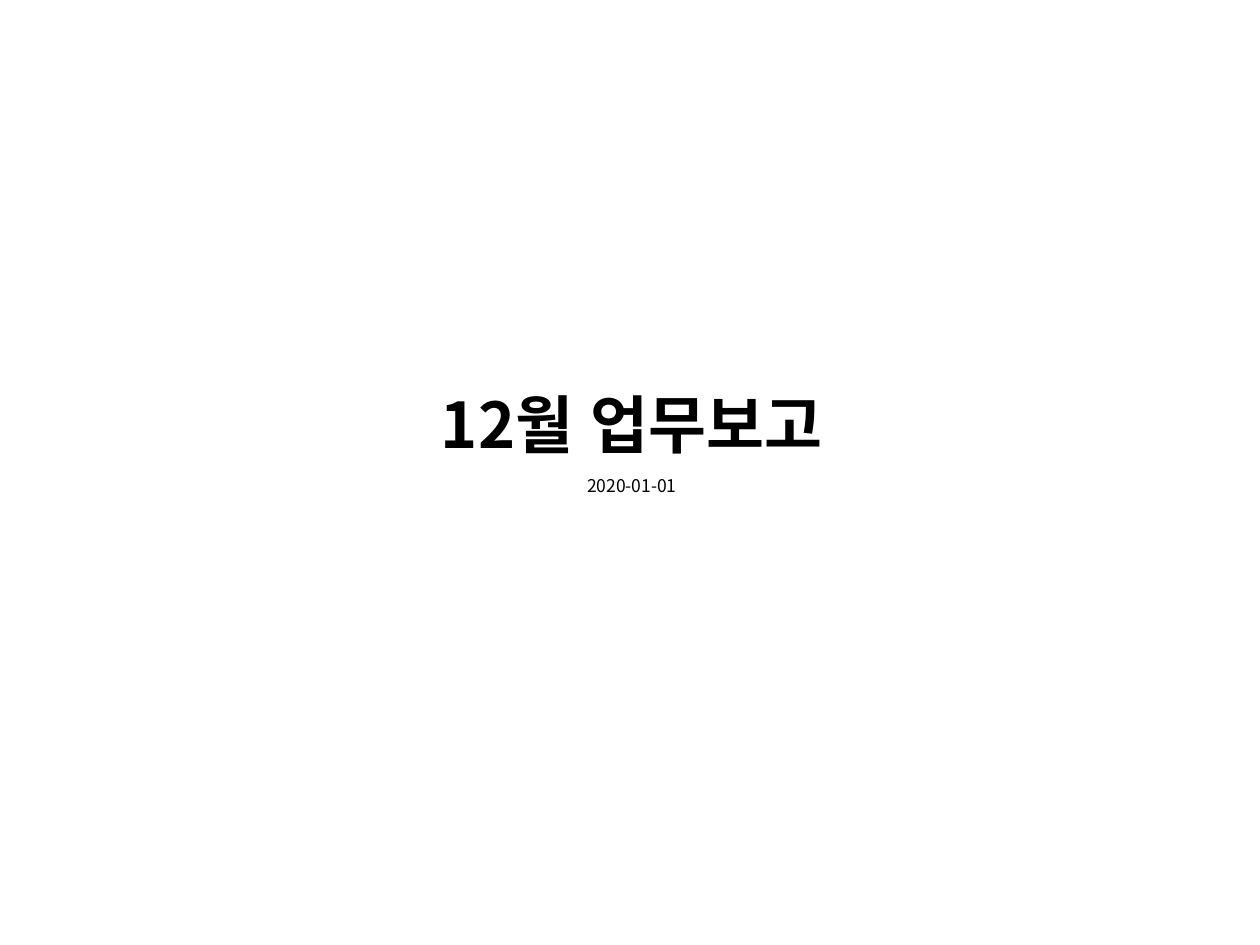
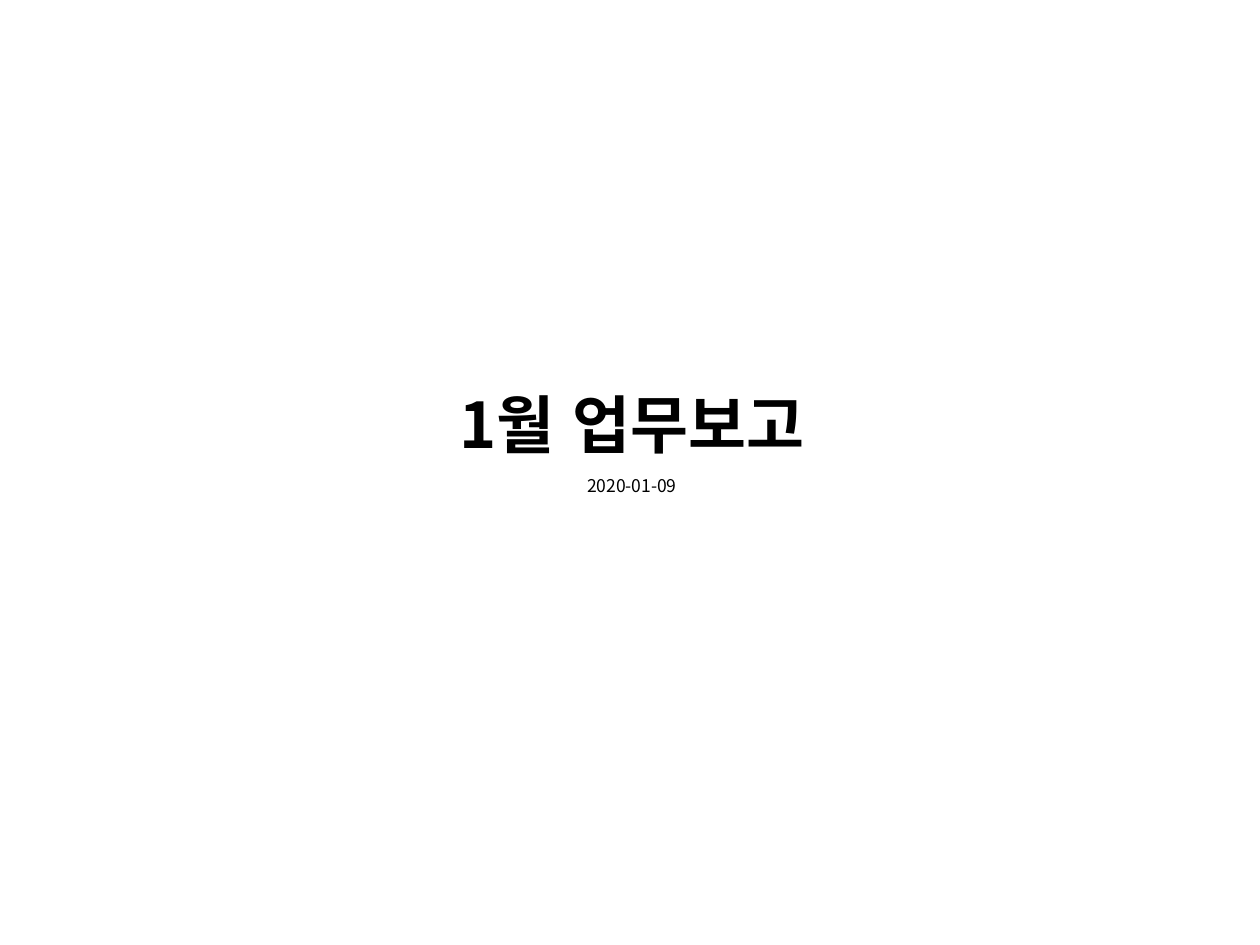
Before and after one commit to naxvinci/marketing, a slide deck: slide 1 of 업무보고0108.pptx. Drawn at 1260x945 pixels with LibreOffice and Linux fonts; fonts in the diff are those of the drawing. Boxes give left, top, right and bottom in pixels: in the first picture for what was removed or moved away, otherwise in the second. Text is boxed around its words. In the diff, an @@ line names an element or a change of style, - is before the commit and + after.

```diff
--- a/업무보고0108.pptx
+++ b/업무보고0108.pptx
@@ text at (x1=460, y1=395, x2=804, y2=454): text changed @@
-12월 업무보고
+1월 업무보고
@@ text at (x1=587, y1=479, x2=677, y2=492): text changed @@
-2020-01-01
+2020-01-09
```
Also in this commit, not shown: 5 other slides changed, 6 slides added, 8 slides removed, 2 other files.
